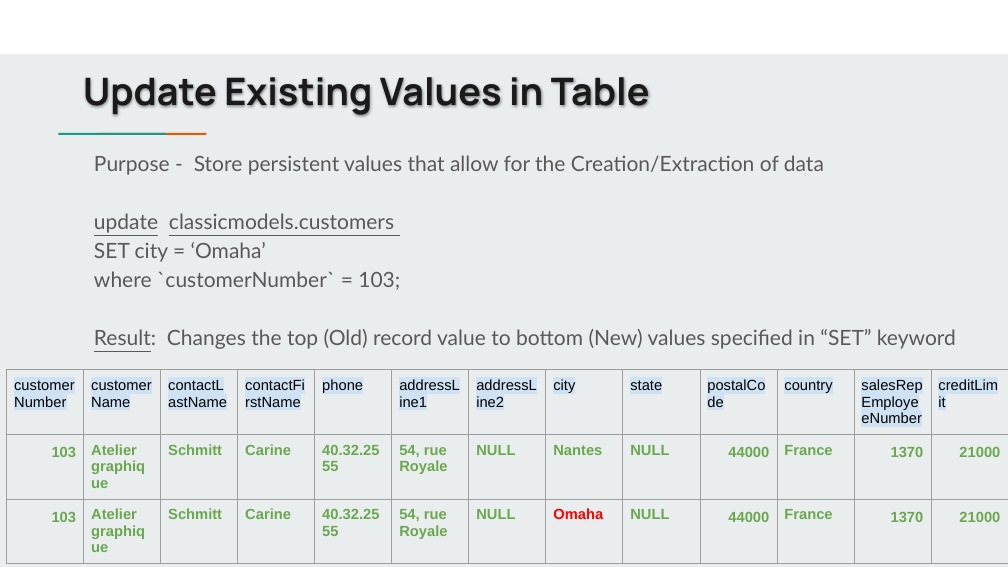
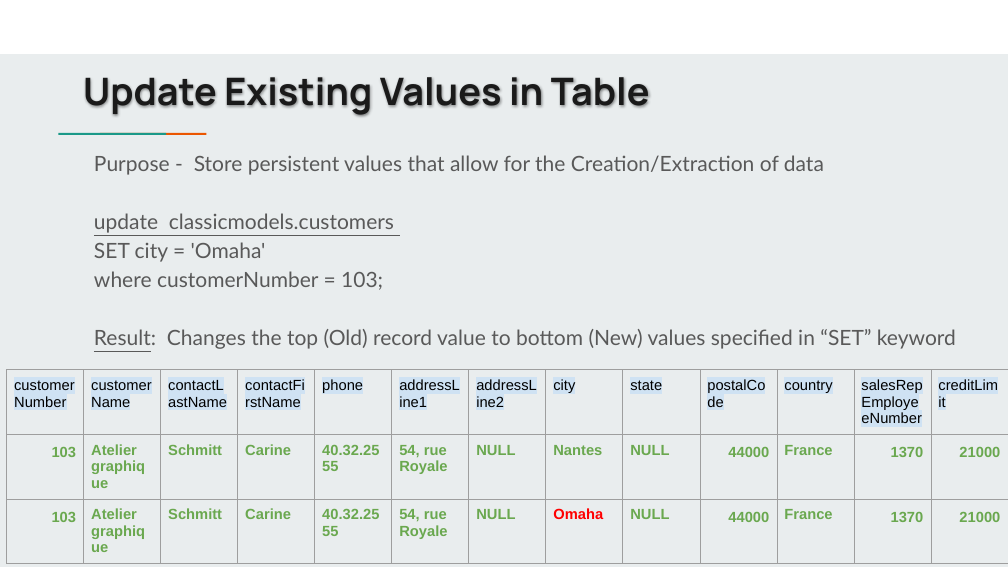
Before and after one commit to jbergmann56/OSDA-DataManipulationAndManagement, a slide deck: slide 10 of Lectures/Manipulating Data Pt. 1 (3).pptx (slide 11 before the commit). Drawn at 1008x567 pixels with LibreOffice and Linux fonts; fonts in the diff are those of the drawing. Boxes give left, top, right and bottom in pixels: in the first picture for what was removed or moved away, otherwise in the second. Text is boxed around its words. In the diff, an @@ line names an element or a change of style, - is before the commit and + after.

```diff
--- a/Lectures/Manipulating Data Pt. 1 (3).pptx
+++ b/Lectures/Manipulating Data Pt. 1 (3).pptx
@@ text at (x1=94, y1=242, x2=383, y2=290): text changed @@
-SET city = ‘Omaha’
-where `customerNumber` = 103;
+SET city = 'Omaha'
+where customerNumber = 103;
```
Also in this commit, not shown: 4 other slides changed, 3 slides added, 2 slides removed, 13 other files.
